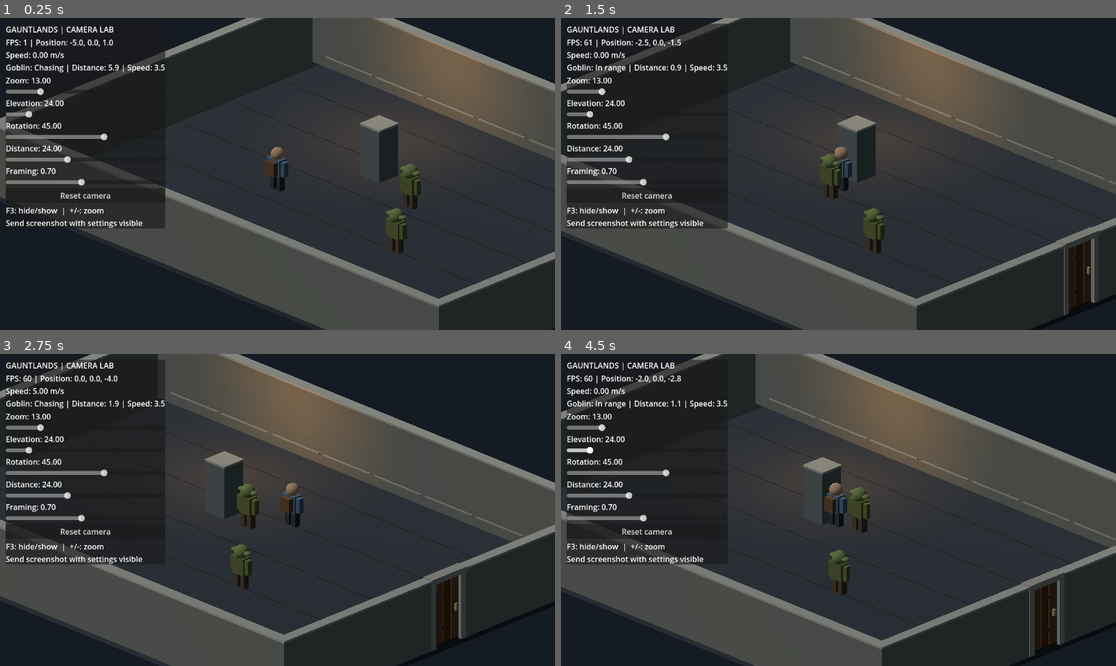
Above: before the commit, frames 1-4 (two rows, left to right).
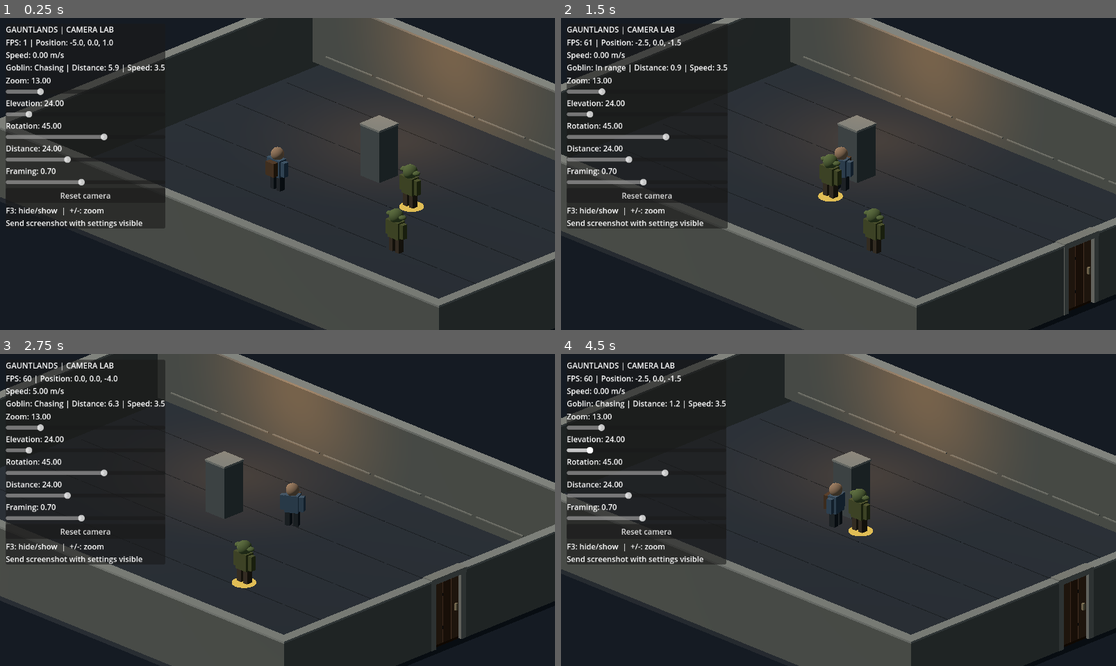
Above: after the commit, the same moments.

Repository: Jonty303/Project-Gauntlands
Game: Godot game, scene res://scenes/experiment_25d.tscn
The game is run twice, just before and just after one commit, with the same random seed, the same clock (stepped at 60 frames per second) and the same inputs. This scene is started directly instead of the project's main scene.
Inputs (mouse positions are in pixels of both pictures, inside the frame that each line leads up to):
- Up to frame 1 (0.25 s): no input
- Up to frame 2 (1.5 s): tap Enter (ui_accept) at 0.5, 0.77 s; move the mouse to (960, 158) at 0.52 s; hold D (move_right) 0.53-1.25 s; hold Space (attack) 0.53-1.25 s; click (960, 158) at 0.67 s; drag from (727, 189) to (810, 236) at 1.27 s
- Up to frame 3 (2.75 s): move the mouse to (333, 441) at 2.02 s; hold D (move_right) from 2.03 s (still down); hold Space (attack) from 2.03 s (still down); tap E (target_next) at 2.1 s
- Up to frame 4 (4.5 s): release D (move_right) at 2.75 s; release Space (attack) at 2.75 s; drag from (810, 572) to (672, 463) at 2.77 s; move the mouse to (1005, 556) at 3.52 s; hold A (move_left) 3.53-4.25 s; hold Space (attack) 3.53-4.25 s; tap Tab (weapon_toggle) at 3.6 s; tap Enter (ui_accept) at 3.77 s; drag from (672, 463) to (755, 432) at 4.27 s

The runs differ from the first frame. In frame 1, less than 0.1% of the frame differs, in the area x 71-77%, y 58-63%; in frame 2, 0.2%; in frame 3, 0.8%; in frame 4, 20%, in the area x 0-100%, y 0-100%.

Commit message:
Add 2.5D target selection and hold-to-fire RPG bow combat prototype

Diff:
--- a/scripts/experiment_25d.gd
+++ b/scripts/experiment_25d.gd
@@ -11,6 +11,8 @@
 const ENCOUNTER_ROOM = preload("res://scenes/rooms/encounter_chamber.tscn")
 const WALL_HEIGHT := 3.1
 const WINDOW_FADE_SPEED := 5.0
+const ATTACK_INTERVAL := 0.55
+const ATTACK_RANGE := 11.0
 var hero: CharacterBody3D
 var camera: Camera3D
 var goblins: Array[CharacterBody3D] = []
@@ -22,6 +24,12 @@
 var chamber_revealed := false
 var corridor_root: Node3D
 var chamber_root: Node3D
+var target: CharacterBody3D
+var target_marker: MeshInstance3D
+var attack_held := false
+var attack_timer := 0.0
+var combat_log := "Ready"
+var goblin_health: Dictionary = {}
 var goblin_state := "Idle"
 var goblin_distance := 0.0
 var light_enabled := true
@@ -58,7 +66,9 @@
         var goblin := _make_actor("Goblin",position,Color("#769557"))
         goblins.append(goblin)
         _decorate_actor(goblin, false)
+        goblin_health[goblin] = 35
     goblins[2].reparent(chamber_root, true)
+    _make_target_marker()
     camera = Camera3D.new()
     camera.name = "IsometricCamera"
     camera.projection = Camera3D.PROJECTION_ORTHOGONAL
@@ -191,6 +201,7 @@
     var motion: Vector3 = (right * direction.x - up * direction.y).normalized()
     hero.velocity = motion * SPEED
     hero.move_and_slide()
+    _update_combat(delta)
     _update_camera_transform(false, delta)
     _update_goblin()
     _update_room_reveal()
@@ -206,6 +217,9 @@
         chamber_root.call("reveal")
 
 func _unhandled_key_input(event: InputEvent) -> void:
+    if event is InputEventKey and event.pressed and not event.echo and event.keycode == KEY_TAB:
+        _cycle_target()
+        return
     if event is InputEventKey and event.pressed and not event.echo and event.keycode == KEY_E:
         var closest: Node3D = null
         var closest_distance := 2.5
@@ -230,10 +244,98 @@
     add_child(instance)
     doors.append(instance)
 
+func _make_target_marker() -> void:
+    target_marker = MeshInstance3D.new()
+    target_marker.name = "TargetIndicator"
+    var ring := CylinderMesh.new()
+    ring.top_radius = 0.51
+    ring.bottom_radius = 0.51
+    ring.height = 0.045
+    target_marker.mesh = ring
+    var mat := StandardMaterial3D.new()
+    mat.albedo_color = Color("#e0bd55")
+    mat.shading_mode = BaseMaterial3D.SHADING_MODE_UNSHADED
+    target_marker.material_override = mat
+    target_marker.visible = false
+    add_child(target_marker)
+
+func _eligible_targets() -> Array[CharacterBody3D]:
+    var candidates: Array[CharacterBody3D] = []
+    var space := get_world_3d().direct_space_state
+    for enemy in goblins:
+        if not is_instance_valid(enemy) or not enemy.is_visible_in_tree():
+            continue
+        if int(goblin_health.get(enemy, 0)) <= 0:
+            continue
+        if hero.global_position.distance_to(enemy.global_position) > ATTACK_RANGE:
+            continue
+        var query := PhysicsRayQueryParameters3D.create(hero.global_position + Vector3.UP, enemy.global_position + Vector3.UP)
+        query.collision_mask = 1
+        if not space.intersect_ray(query).is_empty():
+            continue
+        candidates.append(enemy)
+    candidates.sort_custom(func(a: CharacterBody3D, b: CharacterBody3D) -> bool:
+        return hero.global_position.distance_squared_to(a.global_position) < hero.global_position.distance_squared_to(b.global_position))
+    return candidates
+
+func _cycle_target() -> void:
+    var candidates := _eligible_targets()
+    if candidates.is_empty():
+        target = null
+        return
+    var index := candidates.find(target)
+    target = candidates[(index + 1) % candidates.size()]
+
+func _update_combat(delta: float) -> void:
+    var candidates := _eligible_targets()
+    if target == null or not candidates.has(target):
+        target = candidates[0] if not candidates.is_empty() else null
+    target_marker.visible = target != null
+    if target != null:
+        target_marker.global_position = target.global_position + Vector3(0, 0.05, 0)
+    var attacking := Input.is_key_pressed(KEY_SPACE) or Input.is_joy_button_pressed(0, JOY_BUTTON_A)
+    if not attacking:
+        attack_held = false
+        attack_timer = 0.0
+        return
+    if not attack_held:
+        attack_held = true
+        attack_timer = 0.0
+    if target == null:
+        return
+    var direction := target.global_position - hero.global_position
+    direction.y = 0.0
+    if direction.length_squared() > 0.001:
+        hero.rotation.y = atan2(-direction.x, -direction.z)
+    attack_timer -= delta
+    if attack_timer > 0.0:
+        return
+    attack_timer = ATTACK_INTERVAL
+    var roll := randf()
+    if roll < 0.15:
+        combat_log = "Miss!"
+        return
+    var critical := roll > 0.92
+    var damage := 15 if critical else 8
+    goblin_health[target] = int(goblin_health[target]) - damage
+    combat_log = ("Critical! " if critical else "Hit! ") + str(damage)
+    if int(goblin_health[target]) <= 0:
+        var fallen := target
+        goblins.erase(fallen)
+        goblin_health.erase(fallen)
+        fallen.queue_free()
+        target = null
+        target_marker.visible = false
+        combat_log = "Goblin defeated"
+        # Require button release before firing at a different target.
+        attack_timer = INF
+
 func _update_goblin() -> void:
     if goblins.is_empty():
         return
     var goblin := goblins[0]
+    if not is_instance_valid(goblin):
+        return
     var displacement := hero.global_position - goblin.global_position
     displacement.y = 0.0
     goblin_distance = displacement.length()
